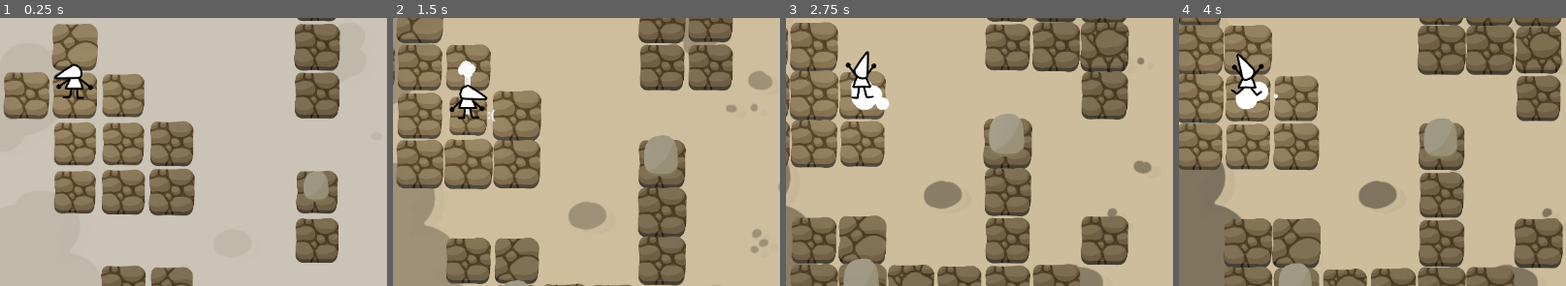
Above: before the commit, frames 1-4 (left to right).
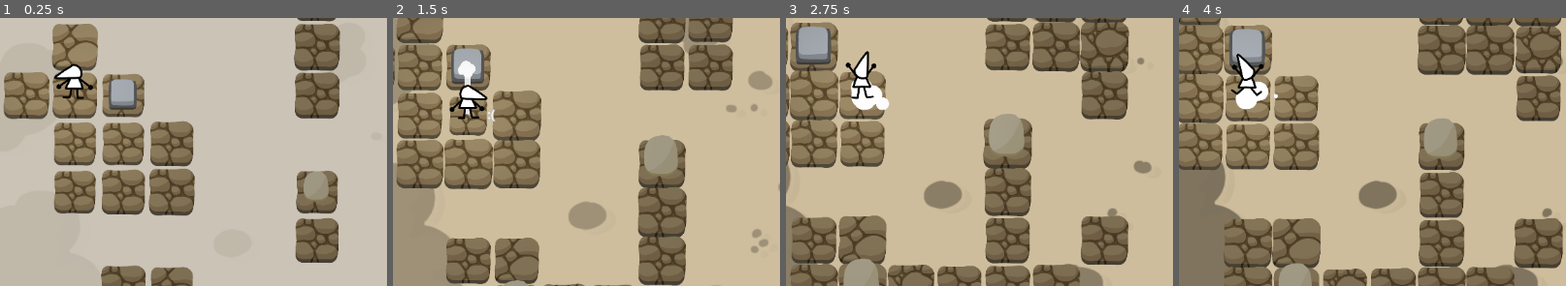
Above: after the commit, the same moments.

Repository: aznoqmous/gameoff-2024
Game: Godot game, scene res://scenes/game.tscn
Two runs of this game, one before a commit and one after it. Both use one fixed random seed, a clock stepped at 60 frames per second and the inputs below.
Inputs:
- Up to frame 1 (0.25 s): no input
- Up to frame 2 (1.5 s): hold Right (MoveRight) 0.53-1.28 s; tap Space (SwitchMode) at 0.6, 1.35 s; hold Down (MoveDown) from 1.28 s (still down)
- Up to frame 3 (2.75 s): release Down (MoveDown) at 2.03 s; hold Right (MoveRight) from 2.03 s (still down); tap Space (SwitchMode) at 2.1 s
- Up to frame 4 (4 s): release Right (MoveRight) at 2.78 s; hold Up (MoveUp) 2.78-3.53 s; tap Space (SwitchMode) at 2.85, 3.6 s; hold Left (MoveLeft) from 3.53 s (still down)
The pictures show only the part of the screen within x 40-90%, y 35-85%; the shares and areas given below are measured in that part.

The runs differ from the first frame. In frame 1, 0.8% of the frame differs, in the area x 28-36%, y 22-35%; in frame 2, 0.9%; in frame 3, 1.2%, in the area x 2-12%, y 2-18%; in frame 4, 1.2%.

Commit message:
working level reset

Diff:
--- a/resources/levels/level_mountain.tres
+++ b/resources/levels/level_mountain.tres
@@ -1,10 +1,12 @@
-[gd_resource type="Resource" script_class="LevelConfig" load_steps=3 format=3 uid="uid://d28pre13p8bry"]
+[gd_resource type="Resource" script_class="LevelConfig" load_steps=4 format=3 uid="uid://d28pre13p8bry"]
 
 [ext_resource type="PackedScene" uid="uid://bcj10ermbut8h" path="res://scenes/environments/environment_mountain.tscn" id="1_8p0j0"]
 [ext_resource type="Script" path="res://scripts/resources/level_config.gd" id="1_m6w7b"]
+[ext_resource type="AudioStream" uid="uid://be5ikwxnh7sp" path="res://resources/audio/music/MUS_Moutain.wav" id="3_pqash"]
 
 [resource]
 script = ExtResource("1_m6w7b")
 color = Color(0.808594, 0.742085, 0.612762, 1)
 cloud_color = Color(0.457031, 0.416363, 0.337418, 1)
+theme = ExtResource("3_pqash")
 environment = ExtResource("1_8p0j0")
--- a/resources/tilemaps/game.tres
+++ b/resources/tilemaps/game.tres
@@ -5,7 +5,7 @@
 [ext_resource type="PackedScene" uid="uid://jyirjhlkjwxy" path="res://scenes/items/stone.tscn" id="3_t37oe"]
 [ext_resource type="PackedScene" uid="uid://dhgprbkhapw2i" path="res://scenes/items/button.tscn" id="4_doatv"]
 [ext_resource type="Texture2D" uid="uid://2x0jmm3v2cpk" path="res://resources/sprites/items.png" id="5_1gpah"]
-[ext_resource type="PackedScene" uid="uid://cp4ggkrgdyacy" path="res://scenes/items/block.tscn" id="5_wxxg2"]
+[ext_resource type="PackedScene" uid="uid://cp4ggkrgdyacy" path="res://scenes/block.tscn" id="5_gx3vp"]
 [ext_resource type="PackedScene" uid="uid://rqqiw0dq10kp" path="res://scenes/items/tornado.tscn" id="6_iuvwh"]
 [ext_resource type="Texture2D" uid="uid://b7je67kxukmdh" path="res://resources/sprites/tiles-2.png" id="7_58spl"]
 [ext_resource type="PackedScene" uid="uid://b7t2q0dt6xcgn" path="res://scenes/tiles/tile-nature.tscn" id="8_tlokx"]
@@ -33,7 +33,7 @@
 1:0/0 = 0
 1:0/0/custom_data_4 = ExtResource("4_doatv")
 2:0/0 = 0
-2:0/0/custom_data_4 = ExtResource("5_wxxg2")
+2:0/0/custom_data_4 = ExtResource("5_gx3vp")
 3:0/0 = 0
 3:0/0/custom_data_4 = ExtResource("6_iuvwh")
 
--- /dev/null
+++ b/scenes/camera_pan.tscn
@@ -0,0 +1,8 @@
+[gd_scene format=3 uid="uid://cpjdyvcelx4da"]
+
+[node name="CameraPan" type="Node2D"]
+
+[node name="Area2D" type="Area2D" parent="."]
+
+[node name="CollisionPolygon2D" type="CollisionPolygon2D" parent="Area2D"]
+polygon = PackedVector2Array(240, 0, 240, 240, 480, 240, 480, 480, 0, 480, 0, 0)
--- a/scenes/levels/level_desert_teacher.tscn
+++ b/scenes/levels/level_desert_teacher.tscn
@@ -1,11 +1,12 @@
-[gd_scene load_steps=5 format=4 uid="uid://b0ilfph3jcmlc"]
+[gd_scene load_steps=6 format=4 uid="uid://b0ilfph3jcmlc"]
 
 [ext_resource type="Script" path="res://scripts/levels/level.gd" id="1_jjxnf"]
 [ext_resource type="Resource" uid="uid://bp46233w7mvtr" path="res://resources/levels/level_desert.tres" id="2_7x2fo"]
 [ext_resource type="TileSet" uid="uid://bovlkgk6cwuhx" path="res://resources/tilemaps/game.tres" id="3_kd81x"]
 [ext_resource type="PackedScene" uid="uid://dhmnwbbaxa1e0" path="res://scenes/teachers/teacher-desert.tscn" id="4_7f5ml"]
+[ext_resource type="PackedScene" uid="uid://cpjdyvcelx4da" path="res://scenes/camera_pan.tscn" id="5_4mme6"]
 
-[node name="Level" type="Node2D"]
+[node name="DesertTeacher" type="Node2D"]
 script = ExtResource("1_jjxnf")
 level_config = ExtResource("2_7x2fo")
 
@@ -26,3 +27,11 @@
 
 [node name="Teacher" parent="." instance=ExtResource("4_7f5ml")]
 position = Vector2(-3120, -1200)
+
+[node name="CameraPan" parent="." instance=ExtResource("5_4mme6")]
+position = Vector2(-3120, -1440)
+
+[node name="CollisionPolygon2D" parent="CameraPan/Area2D" index="0"]
+polygon = PackedVector2Array(960, 480, 960, 1200, -240, 1200, -240, 480)
+
+[editable path="CameraPan"]
--- a/scenes/levels/level_mountain_1.tscn
+++ b/scenes/levels/level_mountain_1.tscn
@@ -4,7 +4,7 @@
 [ext_resource type="Script" path="res://scripts/levels/level.gd" id="1_ulkl8"]
 [ext_resource type="Resource" uid="uid://d28pre13p8bry" path="res://resources/levels/level_mountain.tres" id="2_q6rf3"]
 
-[node name="Level1" type="Node2D"]
+[node name="Mountain1" type="Node2D"]
 script = ExtResource("1_ulkl8")
 level_config = ExtResource("2_q6rf3")
 
--- a/scenes/levels/level_mountain_2.tscn
+++ b/scenes/levels/level_mountain_2.tscn
@@ -4,7 +4,7 @@
 [ext_resource type="Resource" uid="uid://d28pre13p8bry" path="res://resources/levels/level_mountain.tres" id="2_5mtrw"]
 [ext_resource type="TileSet" uid="uid://bovlkgk6cwuhx" path="res://resources/tilemaps/game.tres" id="2_wodqw"]
 
-[node name="Level2" type="Node2D"]
+[node name="Mountain2" type="Node2D"]
 script = ExtResource("1_wvu0s")
 level_config = ExtResource("2_5mtrw")
 
--- a/scenes/levels/level_mountain_3.tscn
+++ b/scenes/levels/level_mountain_3.tscn
@@ -4,7 +4,7 @@
 [ext_resource type="TileSet" uid="uid://bovlkgk6cwuhx" path="res://resources/tilemaps/game.tres" id="2_6bggu"]
 [ext_resource type="Resource" uid="uid://d28pre13p8bry" path="res://resources/levels/level_mountain.tres" id="2_ancrb"]
 
-[node name="Level3" type="Node2D"]
+[node name="Mountain3" type="Node2D"]
 script = ExtResource("1_7rhdc")
 level_config = ExtResource("2_ancrb")
 
--- a/scenes/levels/level_mountain_buttons_1.tscn
+++ b/scenes/levels/level_mountain_buttons_1.tscn
@@ -6,7 +6,7 @@
 [ext_resource type="PackedScene" uid="uid://dkriar24wri7v" path="res://scenes/tiles/tile-mountain.tscn" id="4_hspfw"]
 [ext_resource type="PackedScene" uid="uid://dhgprbkhapw2i" path="res://scenes/items/button.tscn" id="5_85u8g"]
 
-[node name="Level3" type="Node2D"]
+[node name="MountainButtons1" type="Node2D"]
 script = ExtResource("1_rdthi")
 level_config = ExtResource("2_eer8v")
 
@@ -48,7 +48,6 @@
 activators = [NodePath("../../ItemLayer/Button")]
 
 [node name="ItemLayer" type="TileMapLayer" parent="."]
-z_index = -2
 position = Vector2(-128, -164.895)
 tile_map_data = PackedByteArray("AAAEAAUAAgAAAAAAAAAHAAIAAgAAAAAAAAA=")
 tile_set = ExtResource("3_abffc")
@@ -56,5 +55,8 @@
 [node name="Button2" parent="ItemLayer" instance=ExtResource("5_85u8g")]
 position = Vector2(2528, 1364.9)
 
+[node name="Button3" parent="ItemLayer" instance=ExtResource("5_85u8g")]
+position = Vector2(848, 164.895)
+
 [node name="Button" parent="ItemLayer" instance=ExtResource("5_85u8g")]
 position = Vector2(1808, 2324.9)
--- a/scenes/levels/level_mountain_buttons_2.tscn
+++ b/scenes/levels/level_mountain_buttons_2.tscn
@@ -6,7 +6,7 @@
 [ext_resource type="PackedScene" uid="uid://dkriar24wri7v" path="res://scenes/tiles/tile-mountain.tscn" id="4_orck1"]
 [ext_resource type="PackedScene" uid="uid://dhgprbkhapw2i" path="res://scenes/items/button.tscn" id="5_qppny"]
 
-[node name="Level3" type="Node2D"]
+[node name="MountainButtons2" type="Node2D"]
 script = ExtResource("1_30tte")
 level_config = ExtResource("2_irp1l")
 
--- a/scenes/levels/level_mountain_teacher.tscn
+++ b/scenes/levels/level_mountain_teacher.tscn
@@ -5,7 +5,7 @@
 [ext_resource type="TileSet" uid="uid://bovlkgk6cwuhx" path="res://resources/tilemaps/game.tres" id="3_bmdmo"]
 [ext_resource type="PackedScene" uid="uid://cu5pn3mjvcwul" path="res://scenes/teachers/teacher-mountain.tscn" id="4_dq7ql"]
 
-[node name="Level3" type="Node2D"]
+[node name="MountainTeacher" type="Node2D"]
 script = ExtResource("1_ckpm8")
 level_config = ExtResource("2_8wquj")
 
--- a/scenes/levels/level_nature_1.tscn
+++ b/scenes/levels/level_nature_1.tscn
@@ -4,7 +4,7 @@
 [ext_resource type="Resource" uid="uid://5j1qjhkvo4du" path="res://resources/levels/level_nature.tres" id="2_ny35u"]
 [ext_resource type="TileSet" uid="uid://bovlkgk6cwuhx" path="res://resources/tilemaps/game.tres" id="3_5yfqu"]
 
-[node name="Level3" type="Node2D"]
+[node name="Nature1" type="Node2D"]
 script = ExtResource("1_x71n6")
 level_config = ExtResource("2_ny35u")
 
--- a/scenes/levels/level_nature_teacher.tscn
+++ b/scenes/levels/level_nature_teacher.tscn
@@ -5,7 +5,7 @@
 [ext_resource type="Resource" uid="uid://5j1qjhkvo4du" path="res://resources/levels/level_nature.tres" id="2_bsqs5"]
 [ext_resource type="PackedScene" uid="uid://tywt2nicjedo" path="res://scenes/teachers/teacher-nature.tscn" id="3_s02hy"]
 
-[node name="Level3" type="Node2D"]
+[node name="NatureTeacher" type="Node2D"]
 script = ExtResource("1_tau6u")
 level_config = ExtResource("2_bsqs5")
 
--- a/scenes/levels/sanctuary.tscn
+++ b/scenes/levels/sanctuary.tscn
@@ -4,7 +4,7 @@
 [ext_resource type="Resource" uid="uid://cpcbaeiwl0e2m" path="res://resources/levels/level_config.tres" id="2_u64y5"]
 [ext_resource type="TileSet" uid="uid://bovlkgk6cwuhx" path="res://resources/tilemaps/game.tres" id="3_jiikw"]
 
-[node name="Level1" type="Node2D"]
+[node name="Sanctuary" type="Node2D"]
 script = ExtResource("1_x7x8g")
 level_config = ExtResource("2_u64y5")
 
--- a/scenes/levels/spawn.tscn
+++ b/scenes/levels/spawn.tscn
@@ -6,7 +6,7 @@
 [ext_resource type="PackedScene" uid="uid://bdp2lpfyiwu40" path="res://scenes/sign.tscn" id="4_ij2yg"]
 [ext_resource type="Texture2D" uid="uid://33dsu0l7bl51" path="res://resources/sprites/symbols/jump.png" id="5_2mem0"]
 
-[node name="Level1" type="Node2D"]
+[node name="Spawn" type="Node2D"]
 script = ExtResource("1_vj26o")
 level_config = ExtResource("2_igcmf")
 
--- a/scenes/player.tscn
+++ b/scenes/player.tscn
@@ -13,19 +13,24 @@
 [ext_resource type="AudioStream" uid="uid://cb66bf2mr6r2f" path="res://resources/audio/SFX/Magic_Jump-001.wav" id="10_x3kuq"]
 [ext_resource type="AudioStream" uid="uid://cix7cvqh7y8da" path="res://resources/audio/SFX/Magic_Jump-002.wav" id="11_oisot"]
 [ext_resource type="Script" path="res://scripts/spells/spawn_stone.gd" id="11_uvcyf"]
-[ext_resource type="Script" path="res://scripts/spells/spawn_energy.gd" id="12_tmpeg"]
 [ext_resource type="AudioStream" uid="uid://dg7gxmkdmr8nb" path="res://resources/audio/SFX/Magic_Jump-003.wav" id="12_xkn28"]
 [ext_resource type="Script" path="res://scripts/spells/spawn_tornado.gd" id="13_ur5lk"]
 [ext_resource type="AudioStream" uid="uid://nbkdgfrr8tuq" path="res://resources/audio/placeholder.wav" id="14_ni1mo"]
 [ext_resource type="AudioStream" uid="uid://c6lv35hsmwq4g" path="res://resources/audio/SFX/Player_Move_Magic-001.wav" id="15_51yk2"]
 [ext_resource type="AudioStream" uid="uid://bxfo4el4im6qv" path="res://resources/audio/SFX/Cast_Start-001.wav" id="15_o0elb"]
 [ext_resource type="AudioStream" uid="uid://b3qy8tp2dxru7" path="res://resources/audio/SFX/Cast_Start-002.wav" id="16_q12jb"]
+[ext_resource type="AudioStream" uid="uid://ct4bus2p1ntsq" path="res://resources/audio/SFX/Magic_Rock-001.wav" id="16_qsvkn"]
 [ext_resource type="AudioStream" uid="uid://bqx672k62f2hk" path="res://resources/audio/SFX/Cast_Start-003.wav" id="17_55fsh"]
+[ext_resource type="AudioStream" uid="uid://deknhbaxkh8me" path="res://resources/audio/SFX/Magic_Rock-002.wav" id="17_ljjxc"]
 [ext_resource type="AudioStream" uid="uid://doasyb5vc7a7q" path="res://resources/audio/SFX/Cast_Start-004.wav" id="18_02a84"]
+[ext_resource type="AudioStream" uid="uid://b6mb18nardymk" path="res://resources/audio/SFX/Magic_Rock-003.wav" id="18_4fw2a"]
 [ext_resource type="AudioStream" uid="uid://cuvgr8c74v7hi" path="res://resources/audio/SFX/Cast_Loop.wav" id="20_1wtkq"]
+[ext_resource type="AudioStream" uid="uid://cvrtbly182vmp" path="res://resources/audio/SFX/Magic_Tornado-001.wav" id="20_kqp6i"]
 [ext_resource type="AudioStream" uid="uid://8m55qb2w2jes" path="res://resources/audio/SFX/Player_Jump_Rise-001.wav" id="21_7ksjh"]
+[ext_resource type="AudioStream" uid="uid://6nl6aoh0x1kg" path="res://resources/audio/SFX/Magic_Tornado-002.wav" id="21_hmp15"]
 [ext_resource type="AudioStream" uid="uid://b1dwob2aiymys" path="res://resources/audio/SFX/Player_Fall-001.wav" id="22_4ak1h"]
 [ext_resource type="AudioStream" uid="uid://bmwagaf2yfeo6" path="res://resources/audio/SFX/Cast_Fail.wav" id="22_8tjp5"]
+[ext_resource type="AudioStream" uid="uid://b0cvee73o8d4q" path="res://resources/audio/SFX/Magic_Tornado-003.wav" id="22_h07y1"]
 [ext_resource type="Script" path="res://scripts/audio_list.gd" id="26_rn3mj"]
 [ext_resource type="AudioStream" uid="uid://hwatu7tqxtyo" path="res://resources/audio/SFX/Player_Move_Magic-002.wav" id="28_uoi1o"]
 [ext_resource type="AudioStream" uid="uid://bqfpjqjohryex" path="res://resources/audio/SFX/Player_Move_Magic-003.wav" id="29_kjqr4"]
@@ -911,6 +916,18 @@
 stream_1/stream = ExtResource("11_oisot")
 stream_2/stream = ExtResource("12_xkn28")
 
+[sub_resource type="AudioStreamRandomizer" id="AudioStreamRandomizer_wan50"]
+streams_count = 3
+stream_0/stream = ExtResource("16_qsvkn")
+stream_1/stream = ExtResource("17_ljjxc")
+stream_2/stream = ExtResource("18_4fw2a")
+
+[sub_resource type="AudioStreamRandomizer" id="AudioStreamRandomizer_xr5cy"]
+streams_count = 3
+stream_0/stream = ExtResource("20_kqp6i")
+stream_1/stream = ExtResource("21_hmp15")
+stream_2/stream = ExtResource("22_h07y1")
+
 [sub_resource type="AudioStream" id="AudioStream_tx8dd"]
 
 [sub_resource type="AudioStreamRandomizer" id="AudioStreamRandomizer_o8prq"]
@@ -1012,21 +1029,14 @@
 script = ExtResource("11_uvcyf")
 
 [node name="Audio" type="AudioStreamPlayer" parent="Spells/SpawnStone"]
-stream = ExtResource("14_ni1mo")
-bus = &"SFX"
-
-[node name="SpawnEnergyBall" type="Node" parent="Spells"]
-script = ExtResource("12_tmpeg")
-
-[node name="Audio" type="AudioStreamPlayer" parent="Spells/SpawnEnergyBall"]
-stream = ExtResource("14_ni1mo")
+stream = SubResource("AudioStreamRandomizer_wan50")
 bus = &"SFX"
 
 [node name="SpawnTornado" type="Node" parent="Spells"]
 script = ExtResource("13_ur5lk")
 
 [node name="Audio" type="AudioStreamPlayer" parent="Spells/SpawnTornado"]
-stream = ExtResource("14_ni1mo")
+stream = SubResource("AudioStreamRandomizer_xr5cy")
 bus = &"SFX"
 
 [node name="Audio" type="Node2D" parent="."]
--- /dev/null
+++ b/scripts/camera_pan.gd
@@ -0,0 +1,11 @@
+extends Node
+
+
+# Called when the node enters the scene tree for the first time.
+func _ready() -> void:
+	pass # Replace with function body.
+
+
+# Called every frame. 'delta' is the elapsed time since the previous frame.
+func _process(delta: float) -> void:
+	pass
--- a/scripts/game.gd
+++ b/scripts/game.gd
@@ -34,9 +34,11 @@
 	ground_layer.visible = false
 
 	load_tiles_layer(ground_layer)
-
-	for level: Level in levels:
-		if level.is_visible_in_tree(): load_level(level)
+	for level: Level in levels.duplicate():
+		if level.is_visible_in_tree():
+			level.init()
+			load_level(level.clone())
+			remove_child(level)
 
 func load_tiles_layer(layer: TileMapLayer, offset: Vector2 = Vector2.ZERO, level: Level = null):
 
@@ -56,7 +58,6 @@
 
 		var tile = tile_base.instantiate()
 		add_tile(tile, Vector2(tilePosition) + (offset / tileSize).round())
-		print(tile.global_position / tileSize)
 		tile.set_texture(texture)
 		if level :
 			tile.set_level(level)
@@ -69,7 +70,6 @@
 func load_items_layer(layer: TileMapLayer, offset: Vector2, level: Level = null):
 	for item in layer.get_children():
 		if not item: continue
-		#add_item(item, (item.global_position - offset).round() / tileSize)
 		item.reparent(items)
 		item.init()
 		if level: level.objects.append(item)
@@ -83,6 +83,9 @@
 		if level: level.objects.append(item)
 
 func load_level(level: Level):
+	add_child(level)
+	if not level.is_node_ready(): await level.ready
+	print("READY", level)
 	load_tiles_layer(level.tile_map_layer, level.position, level)
 	load_items_layer(level.item_layer, level.position, level)
 	audio_manager.preload_level_audio(level.level_config.theme)
@@ -108,7 +111,7 @@
 
 func get_tile(x, y) -> Tile:
 	var key = Vector2(x,y)
-	if tiles.has(key) and tiles[key].is_active():
+	if tiles.has(key) and tiles[key] != null and tiles[key].is_active():
 		return tiles[key]
 	return null
 
@@ -164,7 +167,11 @@
 
 func reset_level():
 	if not current_level: return
-	current_level.clear()
+	var level = current_level
+	current_level = level.clone()
+	level.clear()
+	remove_child(level)
+	level.queue_free()
 	load_level(current_level)
 	if current_level.spawn:
 		player.set_current_position(current_level.position + current_level.spawn.position)
--- a/scripts/levels/level.gd
+++ b/scripts/levels/level.gd
@@ -8,15 +8,30 @@
 
 @export var level_config: LevelConfig
 
+var refLevel: Level # level kept as reference inside game
+
 var objects = []
+
+var scene;
 
 func _ready() -> void:
 	game.levels.append(self)
 	tile_map_layer.visible = false
 	item_layer.visible = false
-	pass
+
+# called only on reference levels, not on clones
+func init():
+	scene = load(self.scene_file_path)
+	refLevel = self
 
 func clear():
 	for obj in objects:
 		if obj != null: obj.queue_free()
 	objects = []
+
+func clone():
+	var level : Level = scene.instantiate()
+	level.refLevel = refLevel
+	level.scene = scene
+	level.global_position = refLevel.global_position
+	return level
--- a/scripts/tile_items/button_tile_item.gd
+++ b/scripts/tile_items/button_tile_item.gd
@@ -6,6 +6,7 @@
 @onready var exit_audio: AudioStreamPlayer2D = $ExitAudio
 
 func _ready() -> void:
+	set_active(area_2d.get_overlapping_areas().size() > 0)
 	area_2d.area_entered.connect(handle_enter)
 	area_2d.area_exited.connect(handle_exit)
 
--- a/scripts/tile_items/energy_ball.gd
+++ b/scripts/tile_items/energy_ball.gd
@@ -15,7 +15,6 @@
 
 func handle_movement(pos: Vector2):
 	moved += 1
-	print(fallable)
 	if moved >= distance or game.is_blocked(currentPosition/game.tileSize + currentDirection):
 		fallable = true
 		return
--- a/scripts/tile_items/tornado.gd
+++ b/scripts/tile_items/tornado.gd
@@ -5,7 +5,6 @@
 	super()
 
 	var tile: Tile = get_tile()
-	print("TORNADO INIT")
 	tile.on_set_item.connect(handle_tile_set_item)
 	tile.on_enter_tile.connect(handle_enter_tile)
 
Not shown, added: resources/audio/SFX/Magic_Rock-001.wav.import
Not shown, added: resources/audio/SFX/Magic_Rock-002.wav.import
Not shown, added: resources/audio/SFX/Magic_Rock-003.wav.import
Not shown, added: resources/audio/SFX/Magic_Tornado-001.wav.import
Not shown, added: resources/audio/SFX/Magic_Tornado-002.wav.import
Not shown, added: resources/audio/SFX/Magic_Tornado-003.wav.import
Not shown, removed: resources/audio/music/MUS_Desert+Forest.wav.import
Not shown, added: resources/audio/music/MUS_Moutain.wav.import
Renamed: scenes/items/block.tscn -> scenes/block.tscn
Not shown: 1 places in scenes/player.tscn that only renumber resources
Not shown, added: resources/audio/SFX/Magic_Rock-001.wav
Not shown, added: resources/audio/SFX/Magic_Rock-002.wav
(and 7 more such lines)
